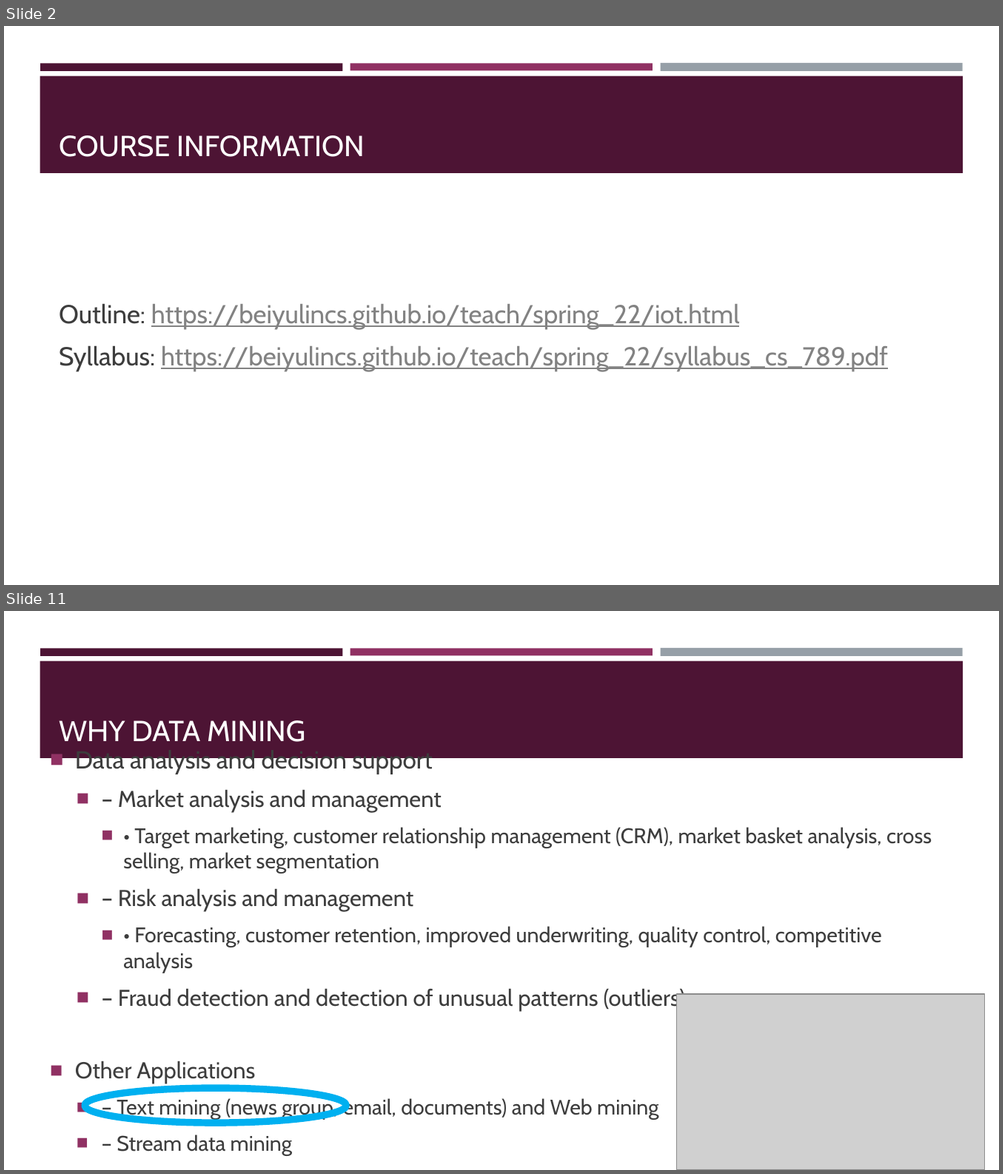
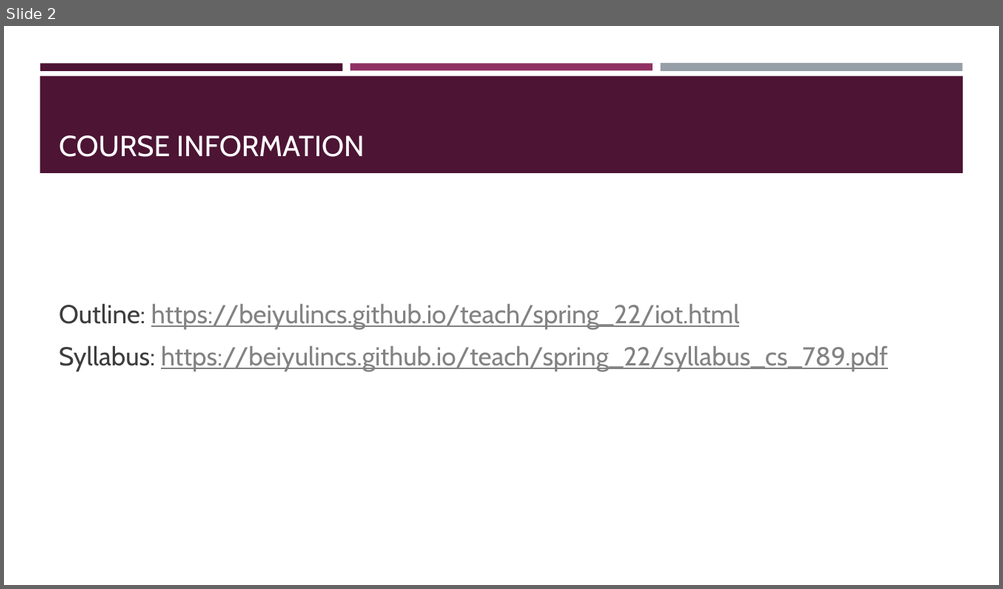
Before and after one commit to BeiyuLinCS/beiyulin.github.io, a slide deck: teach/fall_21/slides/ds_1.pptx. Shown one above the other, each under a label of ours: slides 2 and 11 before the commit, slide 2 after it; the slides between them are not shown. The pictures are 1003x1174 and 1003x589 pixels, drawn with LibreOffice and Linux fonts; fonts in the diff are those of the drawing; grey boxes stand for pictures. Boxes give left, top, right and bottom in pixels: in the first picture for what was removed or moved away, otherwise in the second. Text is boxed around its words. In the diff, an @@ line names an element or a change of style, - is before the commit and + after.

```diff
--- a/teach/fall_21/slides/ds_1.pptx
+++ b/teach/fall_21/slides/ds_1.pptx
@@ slide 11 removed at box(4, 611, 999, 1170), background #FFFFFF; not listed: 4 template elements that a slide beside it also shows @@
@@ title removed at box(59, 721, 305, 742) @@
-WHY DATA MINING
@@ text removed at box(75, 748, 931, 1156) @@
-■ Data analysis and decision support
-  ■ – Market analysis and management
-    ■ • Target marketing, customer relationship management (CRM), market basket analysis, cross selling, market segmentation
-  ■ – Risk analysis and management
-    ■ • Forecasting, customer retention, improved underwriting, quality control, competitive analysis
-  ■ – Fraud detection and detection of unusual patterns (outliers)
-■ Other Applications
-  ■ – Text mining (news group, email, documents) and Web mining
-  ■ – Stream data mining
-  ■ – DNA and bio-data analysis
@@ picture removed at box(677, 994, 984, 1170) @@
@@ ellipse removed at box(85, 1088, 347, 1124) @@
```
Also in this commit, not shown: 3 slides changed, 4 slides added, 15 other slides removed, 7 other files.
